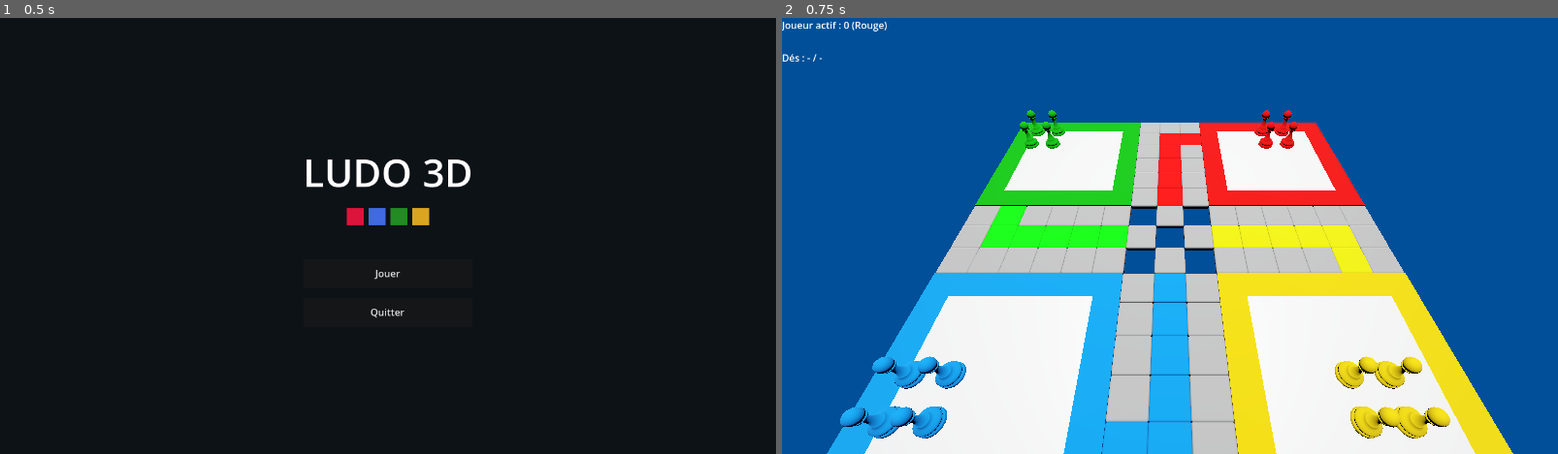
Above: before the commit, frames 1-2 (left to right).
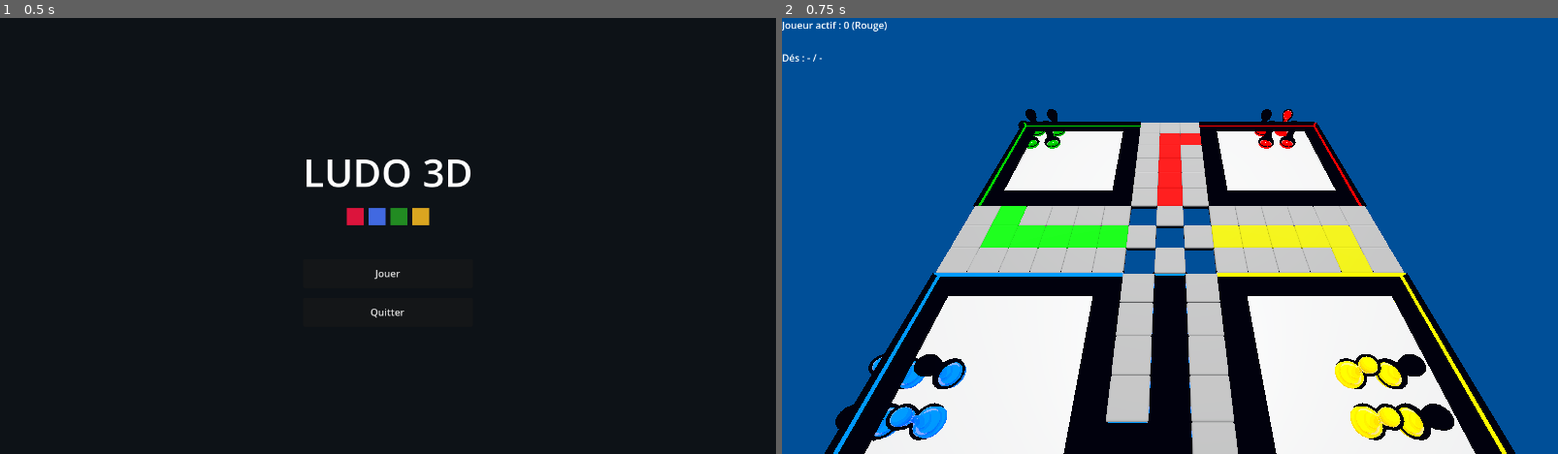
Above: after the commit, the same moments.

Repository: Davelerino/ludo-game
Game: Godot game, scene res://scenes/ui/main_menu.tscn
Two runs of this game, one before a commit and one after it. Both use one fixed random seed, a clock stepped at 60 frames per second and the inputs below.
Inputs:
- Up to frame 1 (0.5 s): no input
- Up to frame 2 (0.75 s): click "Jouer" at 0.5 s

Frame 1 is identical in both runs. In frame 2, 18% of the frame differs, in the area x 5-95%, y 20-100%.

Commit message:
Applique le shader stylise aux materiaux de couleur des pions
Red/Blue/Green/Yellow_mat.tres passent de StandardMaterial3D a
ShaderMaterial (stylized_toon.gdshader), meme uid/couleur conserves
donc aucune scene a modifier. Supprime les 4 materiaux stylises
generiques devenus redondants et repointe la scene de demo sur les
materiaux reels du projet.

Co-Authored-By: Claude Sonnet 5 <noreply@anthropic.com>

Diff:
--- a/materials/stylized_toon_bleu.tres
+++ /dev/null
@@ -1,16 +0,0 @@
-[gd_resource type="ShaderMaterial" load_steps=3 format=3]
-
-[ext_resource type="Shader" path="res://shaders/stylized_toon.gdshader" id="1_shader"]
-[ext_resource type="Material" path="res://materials/toon_outline_default.tres" id="2_outline"]
-
-[resource]
-next_pass = ExtResource("2_outline")
-shader = ExtResource("1_shader")
-shader_parameter/albedo_color = Color(0, 0, 1, 1)
-shader_parameter/band_count = 3
-shader_parameter/shadow_color = Color(0.35, 0.37, 0.5, 1)
-shader_parameter/rim_color = Color(1, 1, 1, 1)
-shader_parameter/rim_amount = 0.4
-shader_parameter/rim_threshold = 0.7
-shader_parameter/specular_size = 32.0
-shader_parameter/specular_intensity = 0.35
--- a/materials/stylized_toon_jaune.tres
+++ /dev/null
@@ -1,16 +0,0 @@
-[gd_resource type="ShaderMaterial" load_steps=3 format=3]
-
-[ext_resource type="Shader" path="res://shaders/stylized_toon.gdshader" id="1_shader"]
-[ext_resource type="Material" path="res://materials/toon_outline_default.tres" id="2_outline"]
-
-[resource]
-next_pass = ExtResource("2_outline")
-shader = ExtResource("1_shader")
-shader_parameter/albedo_color = Color(1, 1, 0, 1)
-shader_parameter/band_count = 3
-shader_parameter/shadow_color = Color(0.35, 0.37, 0.5, 1)
-shader_parameter/rim_color = Color(1, 1, 1, 1)
-shader_parameter/rim_amount = 0.4
-shader_parameter/rim_threshold = 0.7
-shader_parameter/specular_size = 32.0
-shader_parameter/specular_intensity = 0.35
--- a/materials/stylized_toon_rouge.tres
+++ /dev/null
@@ -1,16 +0,0 @@
-[gd_resource type="ShaderMaterial" load_steps=3 format=3]
-
-[ext_resource type="Shader" path="res://shaders/stylized_toon.gdshader" id="1_shader"]
-[ext_resource type="Material" path="res://materials/toon_outline_default.tres" id="2_outline"]
-
-[resource]
-next_pass = ExtResource("2_outline")
-shader = ExtResource("1_shader")
-shader_parameter/albedo_color = Color(1, 0, 0, 1)
-shader_parameter/band_count = 3
-shader_parameter/shadow_color = Color(0.35, 0.37, 0.5, 1)
-shader_parameter/rim_color = Color(1, 1, 1, 1)
-shader_parameter/rim_amount = 0.4
-shader_parameter/rim_threshold = 0.7
-shader_parameter/specular_size = 32.0
-shader_parameter/specular_intensity = 0.35
--- a/materials/stylized_toon_vert.tres
+++ /dev/null
@@ -1,16 +0,0 @@
-[gd_resource type="ShaderMaterial" load_steps=3 format=3]
-
-[ext_resource type="Shader" path="res://shaders/stylized_toon.gdshader" id="1_shader"]
-[ext_resource type="Material" path="res://materials/toon_outline_default.tres" id="2_outline"]
-
-[resource]
-next_pass = ExtResource("2_outline")
-shader = ExtResource("1_shader")
-shader_parameter/albedo_color = Color(0, 1, 0, 1)
-shader_parameter/band_count = 3
-shader_parameter/shadow_color = Color(0.35, 0.37, 0.5, 1)
-shader_parameter/rim_color = Color(1, 1, 1, 1)
-shader_parameter/rim_amount = 0.4
-shader_parameter/rim_threshold = 0.7
-shader_parameter/specular_size = 32.0
-shader_parameter/specular_intensity = 0.35
--- a/resources/Blue_mat.tres
+++ b/resources/Blue_mat.tres
@@ -1,4 +1,16 @@
-[gd_resource type="StandardMaterial3D" format=3 uid="uid://c67x2ycn8cph2"]
+[gd_resource type="ShaderMaterial" load_steps=3 format=3 uid="uid://c67x2ycn8cph2"]
+
+[ext_resource type="Shader" path="res://shaders/stylized_toon.gdshader" id="1_shader"]
+[ext_resource type="Material" path="res://materials/toon_outline_default.tres" id="2_outline"]
 
 [resource]
-albedo_color = Color(0, 0.5294118, 0.90588236, 1)
+next_pass = ExtResource("2_outline")
+shader = ExtResource("1_shader")
+shader_parameter/albedo_color = Color(0, 0.5294118, 0.90588236, 1)
+shader_parameter/band_count = 3
+shader_parameter/shadow_color = Color(0.35, 0.37, 0.5, 1)
+shader_parameter/rim_color = Color(1, 1, 1, 1)
+shader_parameter/rim_amount = 0.4
+shader_parameter/rim_threshold = 0.7
+shader_parameter/specular_size = 32.0
+shader_parameter/specular_intensity = 0.35
--- a/resources/Green_mat.tres
+++ b/resources/Green_mat.tres
@@ -1,4 +1,16 @@
-[gd_resource type="StandardMaterial3D" format=3 uid="uid://8msi0jutv4dc"]
+[gd_resource type="ShaderMaterial" load_steps=3 format=3 uid="uid://8msi0jutv4dc"]
+
+[ext_resource type="Shader" path="res://shaders/stylized_toon.gdshader" id="1_shader"]
+[ext_resource type="Material" path="res://materials/toon_outline_default.tres" id="2_outline"]
 
 [resource]
-albedo_color = Color(0, 0.6509804, 0.023529412, 1)
+next_pass = ExtResource("2_outline")
+shader = ExtResource("1_shader")
+shader_parameter/albedo_color = Color(0, 0.6509804, 0.023529412, 1)
+shader_parameter/band_count = 3
+shader_parameter/shadow_color = Color(0.35, 0.37, 0.5, 1)
+shader_parameter/rim_color = Color(1, 1, 1, 1)
+shader_parameter/rim_amount = 0.4
+shader_parameter/rim_threshold = 0.7
+shader_parameter/specular_size = 32.0
+shader_parameter/specular_intensity = 0.35
--- a/resources/Red_mat.tres
+++ b/resources/Red_mat.tres
@@ -1,4 +1,16 @@
-[gd_resource type="StandardMaterial3D" format=3 uid="uid://iqov6u1rn5x0"]
+[gd_resource type="ShaderMaterial" load_steps=3 format=3 uid="uid://iqov6u1rn5x0"]
+
+[ext_resource type="Shader" path="res://shaders/stylized_toon.gdshader" id="1_shader"]
+[ext_resource type="Material" path="res://materials/toon_outline_default.tres" id="2_outline"]
 
 [resource]
-albedo_color = Color(0.90588236, 0.015686275, 0, 1)
+next_pass = ExtResource("2_outline")
+shader = ExtResource("1_shader")
+shader_parameter/albedo_color = Color(0.90588236, 0.015686275, 0, 1)
+shader_parameter/band_count = 3
+shader_parameter/shadow_color = Color(0.35, 0.37, 0.5, 1)
+shader_parameter/rim_color = Color(1, 1, 1, 1)
+shader_parameter/rim_amount = 0.4
+shader_parameter/rim_threshold = 0.7
+shader_parameter/specular_size = 32.0
+shader_parameter/specular_intensity = 0.35
--- a/resources/Yellow_mat.tres
+++ b/resources/Yellow_mat.tres
@@ -1,4 +1,16 @@
-[gd_resource type="StandardMaterial3D" format=3 uid="uid://cydj7sfjiocdm"]
+[gd_resource type="ShaderMaterial" load_steps=3 format=3 uid="uid://cydj7sfjiocdm"]
+
+[ext_resource type="Shader" path="res://shaders/stylized_toon.gdshader" id="1_shader"]
+[ext_resource type="Material" path="res://materials/toon_outline_default.tres" id="2_outline"]
 
 [resource]
-albedo_color = Color(0.90588236, 0.76862746, 0, 1)
+next_pass = ExtResource("2_outline")
+shader = ExtResource("1_shader")
+shader_parameter/albedo_color = Color(0.90588236, 0.76862746, 0, 1)
+shader_parameter/band_count = 3
+shader_parameter/shadow_color = Color(0.35, 0.37, 0.5, 1)
+shader_parameter/rim_color = Color(1, 1, 1, 1)
+shader_parameter/rim_amount = 0.4
+shader_parameter/rim_threshold = 0.7
+shader_parameter/specular_size = 32.0
+shader_parameter/specular_intensity = 0.35
--- a/scenes/demo/stylized_shader_demo.tscn
+++ b/scenes/demo/stylized_shader_demo.tscn
@@ -1,9 +1,9 @@
 [gd_scene load_steps=8 format=3 uid="uid://c8w1demo0stylized"]
 
-[ext_resource type="Material" path="res://materials/stylized_toon_rouge.tres" id="1_rouge"]
-[ext_resource type="Material" path="res://materials/stylized_toon_bleu.tres" id="2_bleu"]
-[ext_resource type="Material" path="res://materials/stylized_toon_vert.tres" id="3_vert"]
-[ext_resource type="Material" path="res://materials/stylized_toon_jaune.tres" id="4_jaune"]
+[ext_resource type="Material" path="res://resources/Red_mat.tres" id="1_rouge"]
+[ext_resource type="Material" path="res://resources/Blue_mat.tres" id="2_bleu"]
+[ext_resource type="Material" path="res://resources/Green_mat.tres" id="3_vert"]
+[ext_resource type="Material" path="res://resources/Yellow_mat.tres" id="4_jaune"]
 
 [sub_resource type="SphereMesh" id="SphereMesh_1"]
 radius = 0.5
